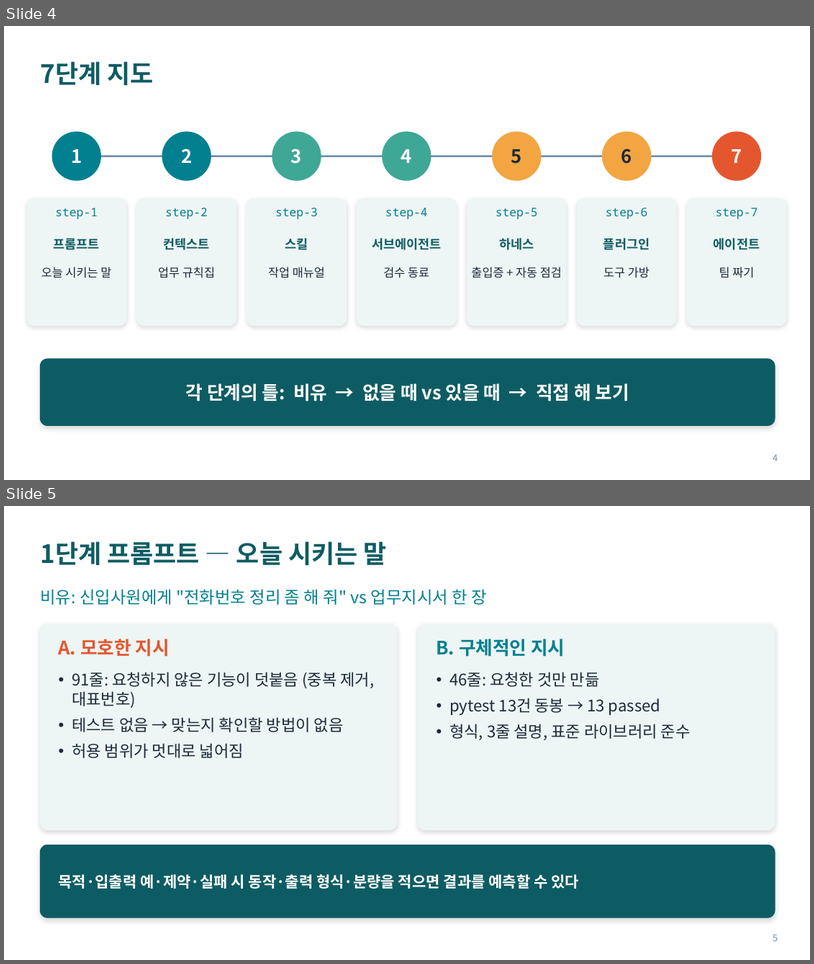
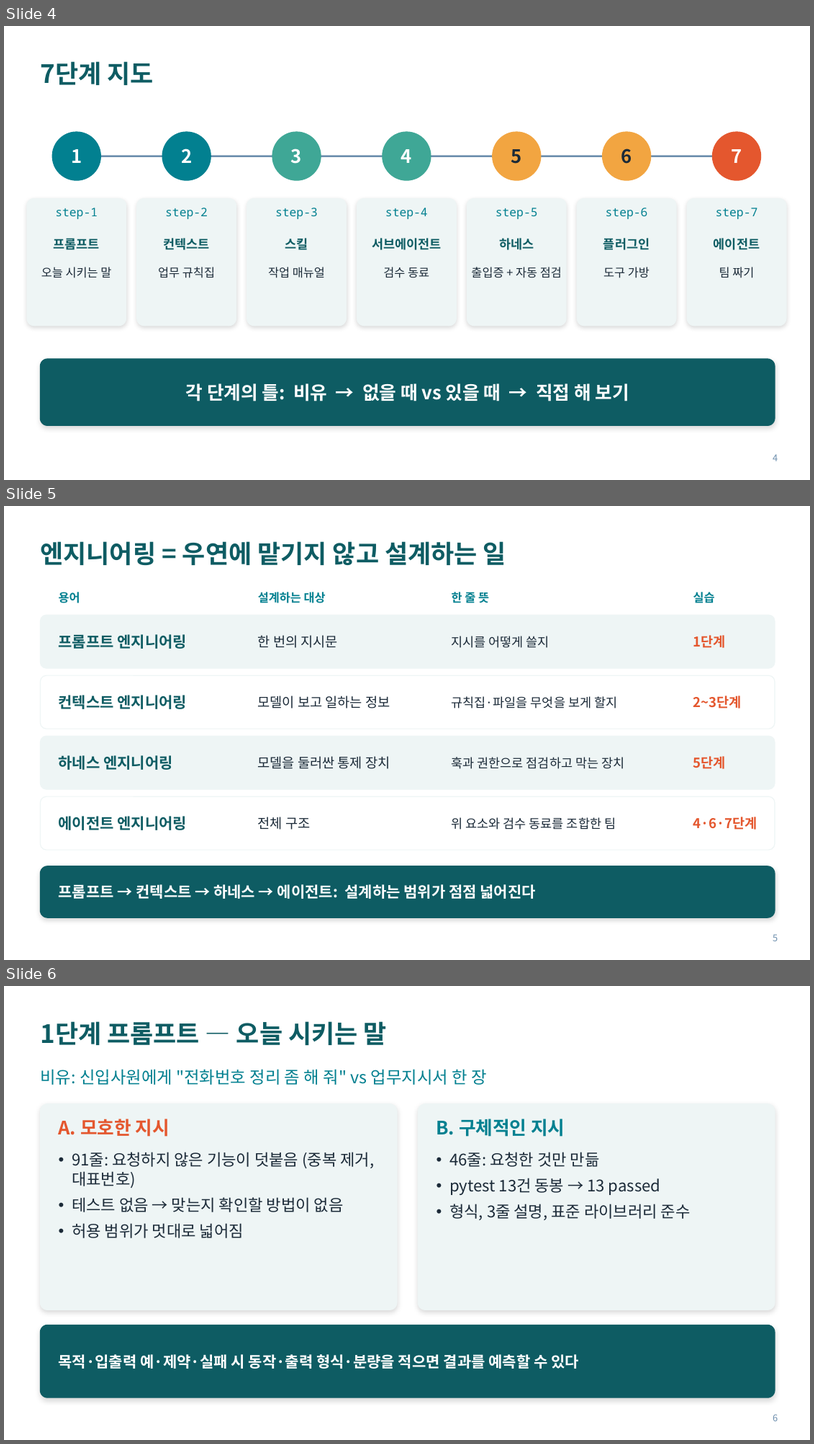
Before and after one commit to six3858/agent-lab, a slide deck: docs/agent-lab-slides.pptx. Shown one above the other, each under a label of ours: slides 4 and 5 before the commit, slides 4, 5 and 6 after it. The pictures are 814x964 and 814x1444 pixels, drawn with LibreOffice and Linux fonts; fonts in the diff are those of the drawing. Boxes give left, top, right and bottom in pixels: in the first picture for what was removed or moved away, otherwise in the second. Text is boxed around its words. In the diff, an @@ line names an element or a change of style, - is before the commit and + after.

```diff
--- a/docs/agent-lab-slides.pptx
+++ b/docs/agent-lab-slides.pptx
@@ slide 5 added at <box>4,506,810,960</box>, background #FFFFFF @@
@@ title added at <box>40,541,507,565</box>, 30 pt, text #0E5C63, bold @@
+엔지니어링 = 우연에 맡기지 않고 설계하는 일
@@ text added at <box>59,592,80,603</box>, 14 pt, text #028090, bold @@
+용어
@@ text added at <box>258,592,326,603</box>, 14 pt, text #028090, bold @@
+설계하는 대상
@@ text added at <box>452,590,489,606</box>, 14 pt, text #028090, bold @@
+한 줄 뜻
@@ text added at <box>694,592,715,603</box>, 14 pt, text #028090, bold @@
+실습
@@ rounded rectangle added at <box>40,615,775,668</box>, fill #EEF5F5, outline #EEF5F5 1 pt @@
@@ text added at <box>59,634,188,649</box>, 18 pt, text #0E5C63, bold @@
+프롬프트 엔지니어링
@@ text added at <box>258,635,337,648</box>, 16 pt, text #1B2A38 @@
+한 번의 지시문
@@ text added at <box>694,635,726,648</box>, 16 pt, text #E4572E, bold @@
+1단계
@@ text added at <box>452,636,550,648</box>, 15 pt, text #1B2A38 @@
+지시를 어떻게 쓸지
@@ rounded rectangle added at <box>40,675,775,728</box>, fill #FFFFFF, outline #EEF5F5 1 pt @@
@@ text added at <box>59,695,188,709</box>, 18 pt, text #0E5C63, bold @@
+컨텍스트 엔지니어링
@@ text added at <box>258,695,390,708</box>, 16 pt, text #1B2A38 @@
+모델이 보고 일하는 정보
@@ text added at <box>452,696,617,708</box>, 15 pt, text #1B2A38 @@
+규칙집·파일을 무엇을 보게 할지
@@ text added at <box>694,695,742,708</box>, 16 pt, text #E4572E, bold @@
+2~3단계
@@ rounded rectangle added at <box>40,736,775,789</box>, fill #EEF5F5, outline #EEF5F5 1 pt @@
@@ text added at <box>59,755,173,770</box>, 18 pt, text #0E5C63, bold @@
+하네스 엔지니어링
@@ text added at <box>258,756,390,769</box>, 16 pt, text #1B2A38 @@
+모델을 둘러싼 통제 장치
@@ text added at <box>452,757,625,769</box>, 15 pt, text #1B2A38 @@
+훅과 권한으로 점검하고 막는 장치
@@ text added at <box>694,756,726,769</box>, 16 pt, text #E4572E, bold @@
+5단계
@@ rounded rectangle added at <box>40,796,775,849</box>, fill #FFFFFF, outline #EEF5F5 1 pt @@
@@ text added at <box>59,816,188,830</box>, 18 pt, text #0E5C63, bold @@
+에이전트 엔지니어링
@@ text added at <box>258,816,310,829</box>, 16 pt, text #1B2A38 @@
+전체 구조
@@ text added at <box>452,817,616,829</box>, 15 pt, text #1B2A38 @@
+위 요소와 검수 동료를 조합한 팀
@@ text added at <box>694,816,758,829</box>, 16 pt, text #E4572E, bold @@
+4·6·7단계
@@ rounded rectangle added at <box>40,866,775,917</box>, fill #0E5C63, outline #0E5C63 1 pt @@
@@ text added at <box>59,884,536,898</box>, 18 pt, text #FFFFFF, bold @@
+프롬프트 → 컨텍스트 → 하네스 → 에이전트: 설계하는 범위가 점점 넓어진다
@@ page number added at <box>773,934,778,941</box>, 11 pt, text #6C8EAD @@
+5
@@ what was slide 5 is now slide 6 @@
@@ page number at <box>773,1414,778,1421</box>: text changed @@
-5
+6
```
Also in this commit, not shown: 1 other file.
